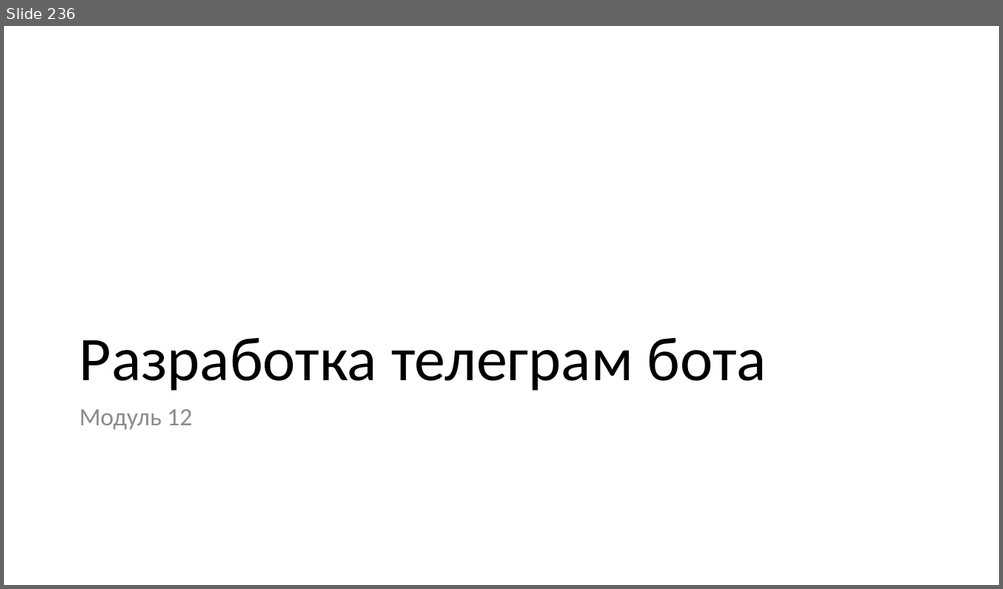
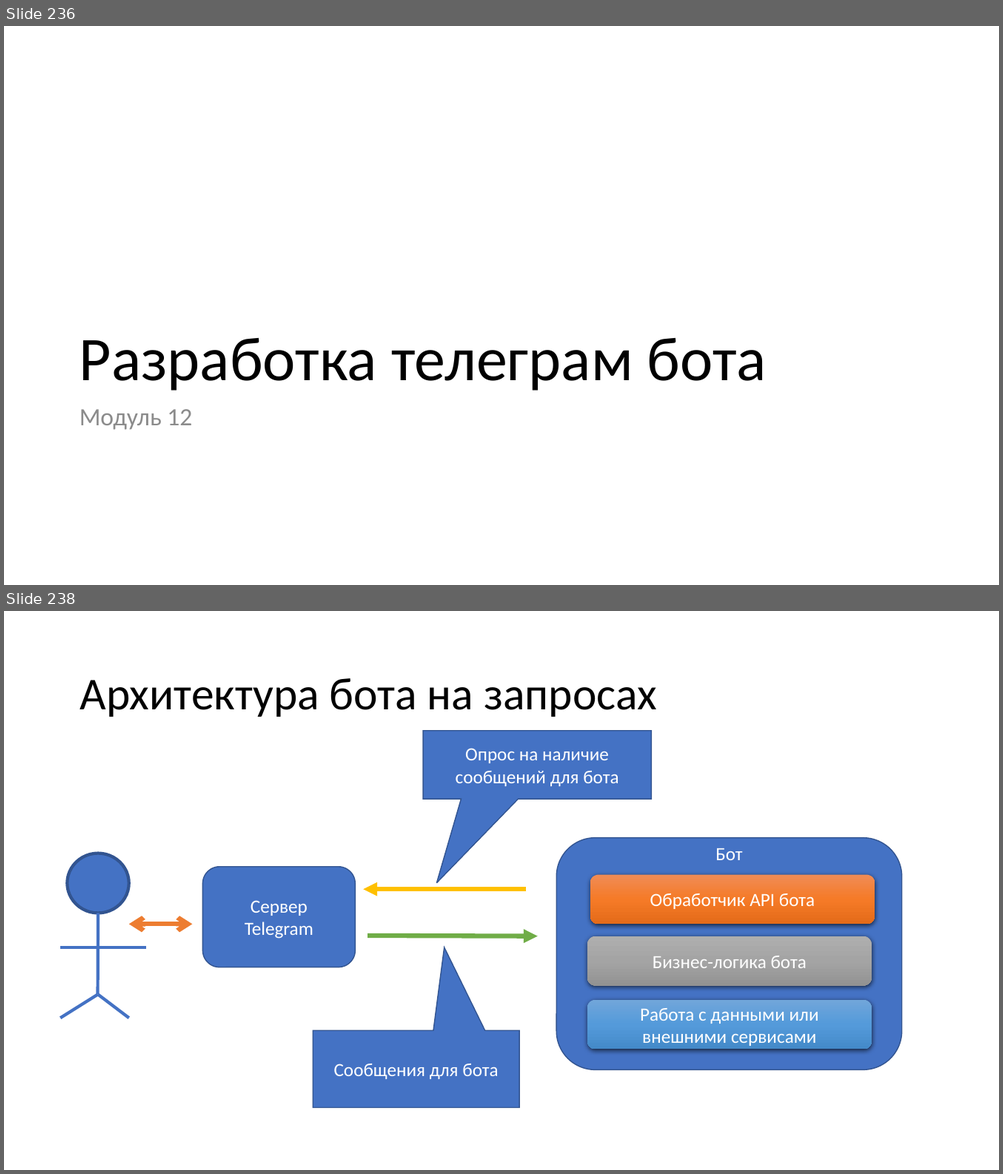
Before and after one commit to paveltsytovich/telegram-course, a slide deck: Presentation/Разработка ботов для телеграмм на Python.pptx. Shown one above the other, each under a label of ours: slide 236 before the commit, slides 236 and 238 after it; the slides between them are not shown. The pictures are 1003x589 and 1003x1174 pixels, drawn with LibreOffice and Linux fonts; fonts in the diff are those of the drawing. Boxes give left, top, right and bottom in pixels: in the first picture for what was removed or moved away, otherwise in the second. Text is boxed around its words. In the diff, an @@ line names an element or a change of style, - is before the commit and + after.

Commit message:
Описание архитектурных слоев бота

```diff
--- a/Presentation/Разработка ботов для телеграмм на Python.pptx
+++ b/Presentation/Разработка ботов для телеграмм на Python.pptx
@@ slide 238 added at (4, 611, 999, 1170), background #FFFFFF @@
@@ title added at (79, 678, 657, 717), 44 pt, text #000000 @@
+Архитектура бота на запросах
@@ speech box added at (424, 730, 652, 799), fill #4472C4, outline #325491 1 pt, 18 pt, text #FFFFFF @@
+Опрос на наличие сообщений для бота
@@ rounded rectangle added at (202, 867, 355, 968), fill #4472C4, outline #325491 1 pt, 18 pt, text #FFFFFF @@
+Сервер Telegram
@@ arrow added from (526, 889) to (363, 889), #FFC000 4.5 pt @@
@@ double arrow added from (128, 924) to (192, 924), #ED7D31 4.5 pt @@
@@ arrow added from (367, 936) to (538, 937), #70AD47 4.5 pt @@
@@ group added at (61, 854, 147, 1019): 4 lines, 1 ellipse @@
@@ group added at (556, 838, 902, 1070): 4 rounded rectangles @@
+Бот
+Обработчик API бота
+Бизнес-логика бота
+Работа с данными или внешними сервисами
@@ speech box added at (313, 1031, 520, 1108), fill #4472C4, outline #325491 1 pt, 18 pt, text #FFFFFF @@
+Сообщения для бота
```
Also in this commit, not shown: 1 slide changed, 8 other slides added.
